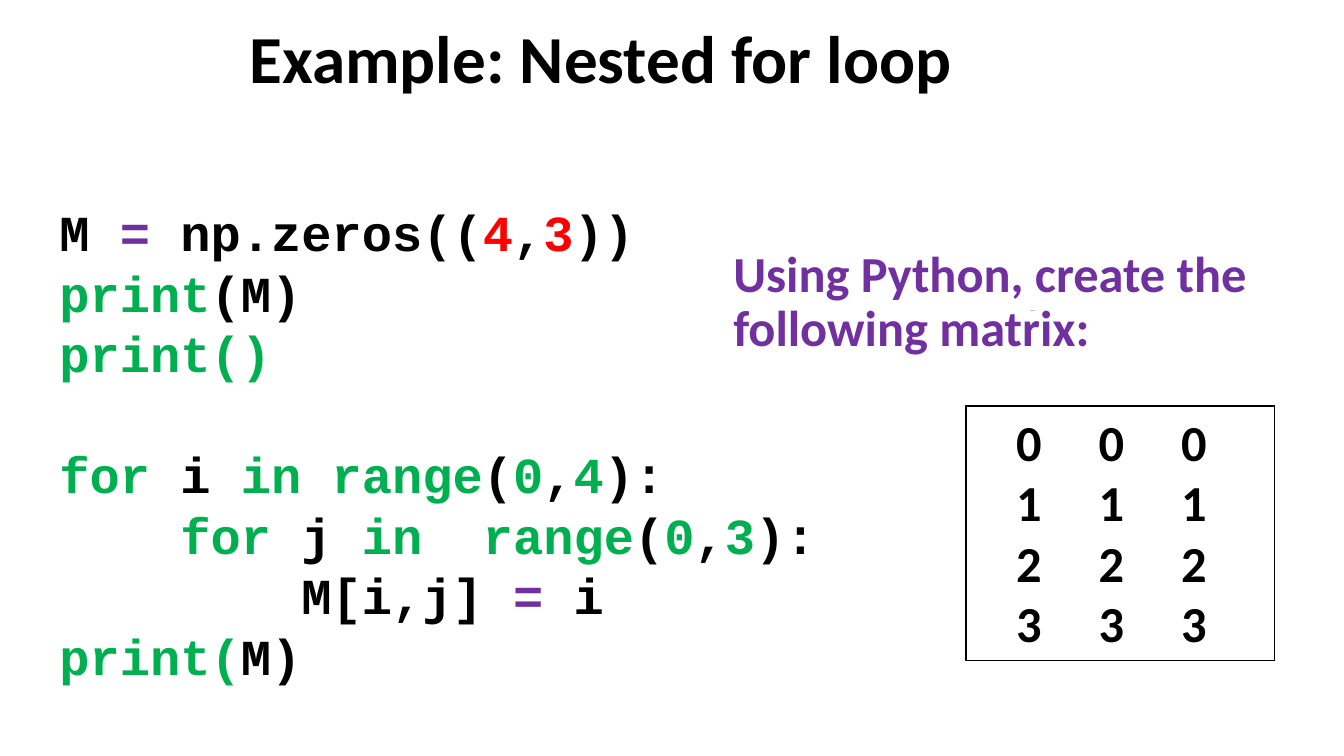
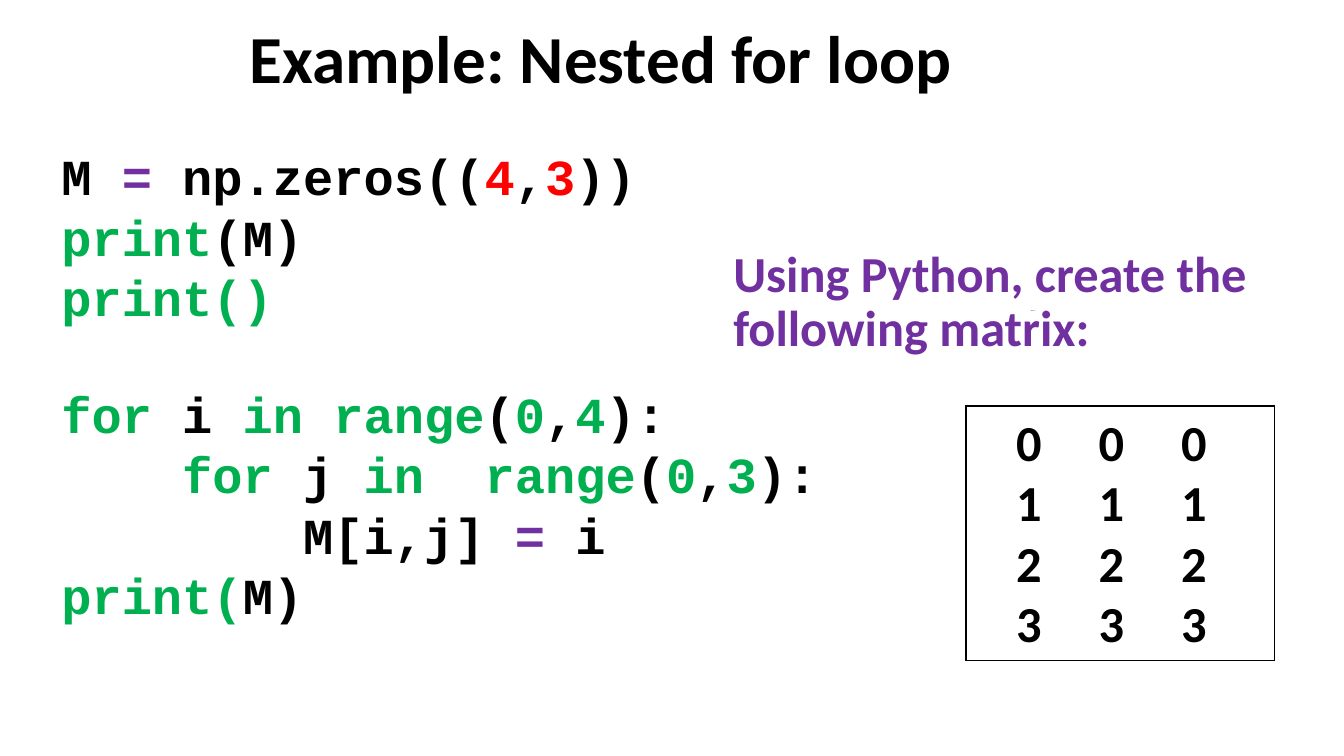
Before and after one commit to uduakgeorge/M340, a slide deck: slide 3 of Course Lectures/Lecture Twelve PowerPoint- Nested for loop and Matrix multiplication.pptx. Drawn at 1344x756 pixels with LibreOffice and Linux fonts; fonts in the diff are those of the drawing. Boxes give left, top, right and bottom in pixels: in the first picture for what was removed or moved away, otherwise in the second. Text is boxed around its words. In the diff, an @@ line names an element or a change of style, - is before the commit and + after.

```diff
--- a/Course Lectures/Lecture Twelve PowerPoint- Nested for loop and Matrix multiplication.pptx
+++ b/Course Lectures/Lecture Twelve PowerPoint- Nested for loop and Matrix multiplication.pptx
@@ text "M = np.zeros((4,3))": place and size @@
-text "M = np.zeros((4,3))" at [59, 215, 816, 686]
+text "M = np.zeros((4,3))" at [61, 159, 636, 327]
@@ text added at [61, 396, 818, 625], 36 pt, text #00B050, bold @@
+for i in range(0,4):
+for j in range(0,3):
+M[i,j] = i
+print(M)
@@ text at [59, 457, 816, 686]: paragraphs removed @@
-for i in range(0,4):
-for j in range(0,3):
-M[i,j] = i
-print(M)
```
Also in this commit, not shown: 1 other slide changed, 1 other file.
